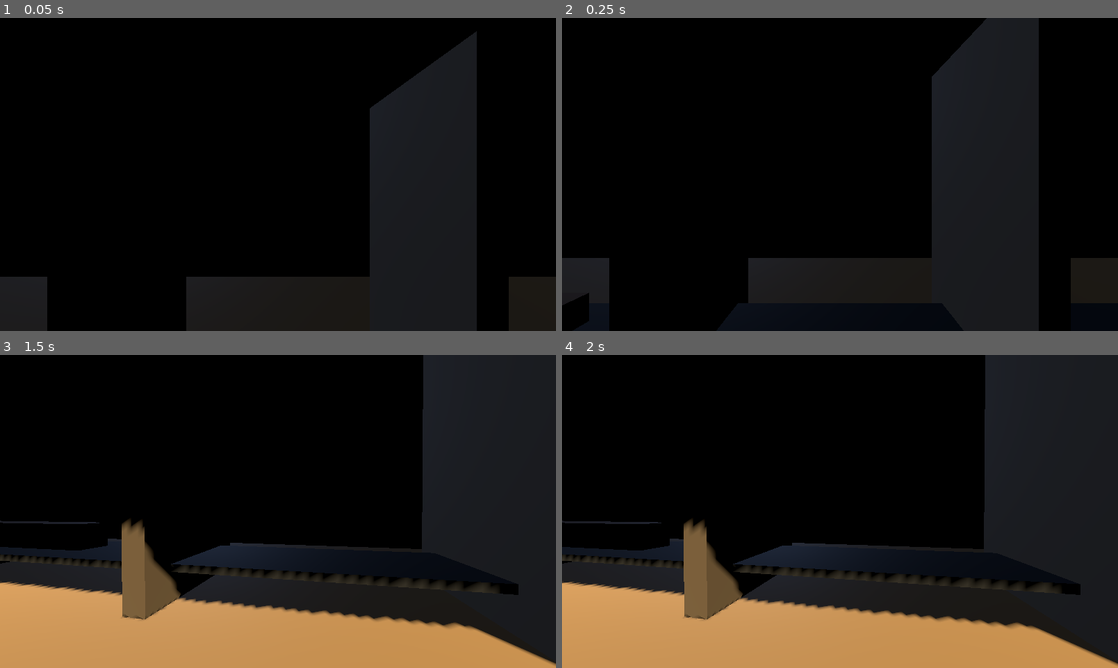
Above: before the commit, frames 1-4 (two rows, left to right).
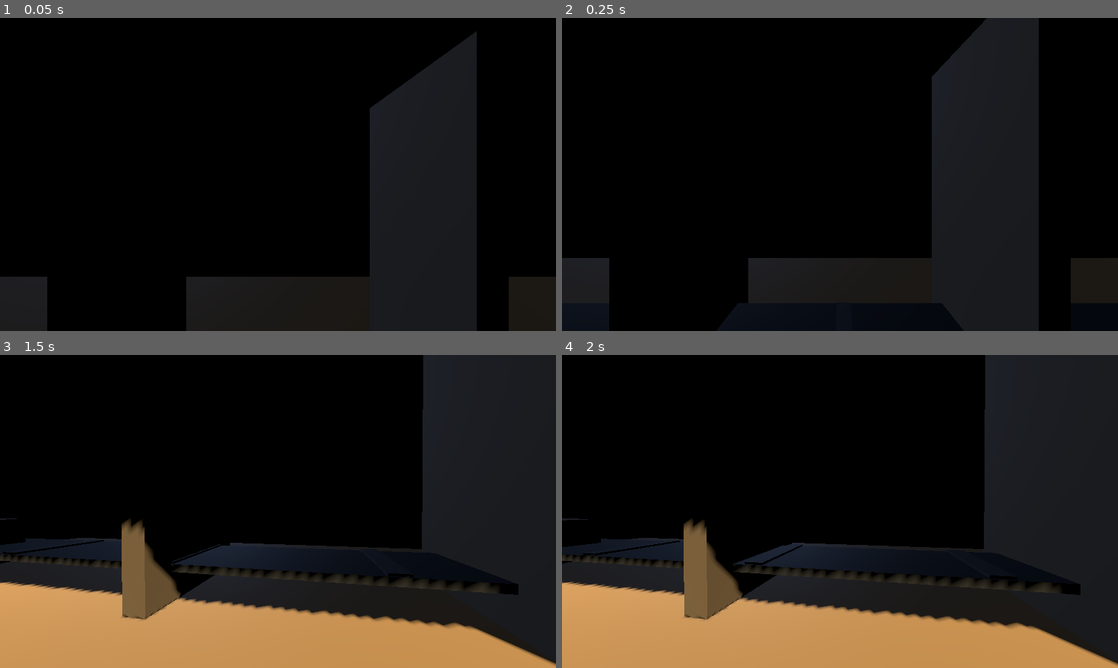
Above: after the commit, the same moments.

Repository: mateusalkimim/relativity-paradox-lab
Game: Godot game, scene res://scenes/main.tscn
The game is run twice, just before and just after one commit, with the same random seed, the same clock (stepped at 60 frames per second) and the same inputs.
Inputs (mouse positions are in pixels of both pictures, inside the frame that each line leads up to):
- Up to frame 1 (0.05 s): no input
- Up to frame 2 (0.25 s): no input
- Up to frame 3 (1.5 s): move the mouse to (305, 511) at 0.52 s; hold E (speed_up) from 0.53 s (still down); tap Enter at 1.25 s; move the mouse to (250, 511) at 1.27 s
- Up to frame 4 (2 s): keep holding E (speed_up)

Frame 1 is identical in both runs. In frame 2, 0.4% of the frame differs, in the area x 0-5%, y 87-100%; in frame 3, 0.7%, in the area x 0-40%, y 52-67%; in frame 4, 0.7%.

Commit message:
feat: implement conveyor belt and log movement (Semana 2)
- Add conveyor_belt.gd (ConveyorBelt node): builds belt surface, stripe
  markers, and log procedurally; animates stripes with wrap-around to
  signal belt motion; moves log along X at belt_beta * VISUAL_C, cycling
  back when it exits the right end; handles D-Pad speed_up/speed_down
  by delegating to GameState.increase/decrease_speed()
- Remove conveyor and log placeholder methods from galpao.gd; replace
  with ConveyorBelt.new() instantiation

Co-Authored-By: Claude Sonnet 4.6 <noreply@anthropic.com>

Diff:
--- a/scenes/main.tscn
+++ b/scenes/main.tscn
@@ -1,4 +1,4 @@
-[gd_scene load_steps=3 format=3]
+[gd_scene load_steps=3 format=3 uid="uid://j4toku2gmfx5"]
 
 [ext_resource type="PackedScene" path="res://scenes/world/galpao.tscn" id="1"]
 [ext_resource type="PackedScene" path="res://scenes/player/player.tscn" id="2"]
--- /dev/null
+++ b/scripts/conveyor_belt.gd
@@ -0,0 +1,71 @@
+extends Node3D
+class_name ConveyorBelt
+
+const BELT_LENGTH: float = 14.0
+const BELT_HALF: float = BELT_LENGTH * 0.5
+
+# Visual speed scale: decouples beta [0,1] from visible movement speed.
+# At beta=0.9, log crosses the belt in ~3 seconds. Pure visual choice.
+const VISUAL_C: float = 5.0
+
+const LOG_PROPER_LENGTH: float = 4.0
+const LOG_RESET_X: float = -9.0
+const LOG_EXIT_X: float = 9.0
+const LOG_Y: float = 0.85
+
+const STRIPE_COUNT: int = 5
+
+var _log: MeshInstance3D
+var _stripes: Array[MeshInstance3D] = []
+
+func _ready() -> void:
+	_build_belt()
+	_build_stripes()
+	_build_log()
+
+func _process(delta: float) -> void:
+	var speed := GameState.belt_beta * VISUAL_C
+
+	_log.position.x += speed * delta
+	if _log.position.x > LOG_EXIT_X:
+		_log.position.x = LOG_RESET_X
+
+	for stripe in _stripes:
+		stripe.position.x += speed * delta
+		if stripe.position.x > BELT_HALF:
+			stripe.position.x -= BELT_LENGTH
+
+func _unhandled_input(event: InputEvent) -> void:
+	if event.is_action_pressed("speed_up"):
+		GameState.increase_speed()
+	elif event.is_action_pressed("speed_down"):
+		GameState.decrease_speed()
+
+func _build_belt() -> void:
+	_add_mesh("BeltSurface", Vector3(0.0, 0.55, 0.0),       Vector3(BELT_LENGTH, 0.1, 1.4), Color(0.18, 0.18, 0.18))
+	_add_mesh("SupportLeft",  Vector3(-BELT_HALF, 0.3, 0.0), Vector3(0.15, 0.5, 1.4),       Color(0.35, 0.35, 0.38))
+	_add_mesh("SupportRight", Vector3( BELT_HALF, 0.3, 0.0), Vector3(0.15, 0.5, 1.4),       Color(0.35, 0.35, 0.38))
+
+func _build_stripes() -> void:
+	var spacing := BELT_LENGTH / STRIPE_COUNT
+	for i in STRIPE_COUNT:
+		var x := -BELT_HALF + spacing * (i + 0.5)
+		var stripe := _add_mesh("Stripe%d" % i, Vector3(x, 0.615, 0.0), Vector3(0.25, 0.03, 1.35), Color(0.28, 0.28, 0.28))
+		_stripes.append(stripe)
+
+func _build_log() -> void:
+	_log = _add_mesh("Log", Vector3(LOG_RESET_X, LOG_Y, 0.0), Vector3(LOG_PROPER_LENGTH, 0.5, 0.5), Color(0.545, 0.357, 0.169))
+
+func _add_mesh(node_name: String, pos: Vector3, size: Vector3, color: Color) -> MeshInstance3D:
+	var mi := MeshInstance3D.new()
+	mi.name = node_name
+	mi.position = pos
+	var mesh := BoxMesh.new()
+	mesh.size = size
+	var mat := StandardMaterial3D.new()
+	mat.albedo_color = color
+	mat.roughness = 0.9
+	mi.mesh = mesh
+	mi.set_surface_override_material(0, mat)
+	add_child(mi)
+	return mi
--- a/scripts/galpao.gd
+++ b/scripts/galpao.gd
@@ -3,14 +3,12 @@
 const GALPAO_LENGTH: float = 20.0
 const GALPAO_WIDTH: float = 8.0
 const GALPAO_HEIGHT: float = 5.0
-const LOG_PROPER_LENGTH: float = 4.0
 const GUILLOTINE_SEPARATION: float = 4.0
 
 func _ready() -> void:
 	_build_structure()
-	_build_conveyor_placeholder()
+	_build_conveyor_belt()
 	_build_guillotine_placeholders()
-	_build_log_placeholder()
 	_setup_lighting()
 
 func _build_structure() -> void:
@@ -20,10 +18,10 @@
 	_add_static_box("WallRight",Vector3( GALPAO_LENGTH * 0.5, GALPAO_HEIGHT * 0.5, 0), Vector3(0.2, GALPAO_HEIGHT, GALPAO_WIDTH), Color(0.545, 0.494, 0.431))
 	_add_static_box("WallBack", Vector3(0, GALPAO_HEIGHT * 0.5, -GALPAO_WIDTH * 0.5),  Vector3(GALPAO_LENGTH, GALPAO_HEIGHT, 0.2), Color(0.545, 0.494, 0.431))
 
-func _build_conveyor_placeholder() -> void:
-	_add_box("ConveyorBelt",         Vector3(0, 0.55, 0),   Vector3(14.0, 0.1,  1.4), Color(0.18, 0.18, 0.18))
-	_add_box("ConveyorSupportLeft",  Vector3(-7.0, 0.3, 0), Vector3(0.15, 0.5,  1.4), Color(0.35, 0.35, 0.38))
-	_add_box("ConveyorSupportRight", Vector3( 7.0, 0.3, 0), Vector3(0.15, 0.5,  1.4), Color(0.35, 0.35, 0.38))
+func _build_conveyor_belt() -> void:
+	var belt := ConveyorBelt.new()
+	belt.name = "ConveyorBeltNode"
+	add_child(belt)
 
 func _build_guillotine_placeholders() -> void:
 	var half_sep := GUILLOTINE_SEPARATION * 0.5
@@ -32,9 +30,6 @@
 		var suffix := "Left" if side == -1 else "Right"
 		_add_box("GuillotineFrame" + suffix, Vector3(x, GALPAO_HEIGHT * 0.5, 0),         Vector3(0.3, GALPAO_HEIGHT, 2.2), Color(0.5,  0.42, 0.32))
 		_add_box("GuillotineBlade" + suffix, Vector3(x, GALPAO_HEIGHT * 0.5 + 1.5, 0),  Vector3(0.15, 0.3, 1.8),          Color(0.29, 0.33, 0.38))
-
-func _build_log_placeholder() -> void:
-	_add_box("Log", Vector3(-6.0, 0.8, 0), Vector3(LOG_PROPER_LENGTH, 0.5, 0.5), Color(0.545, 0.357, 0.169))
 
 func _setup_lighting() -> void:
 	var sun := DirectionalLight3D.new()
